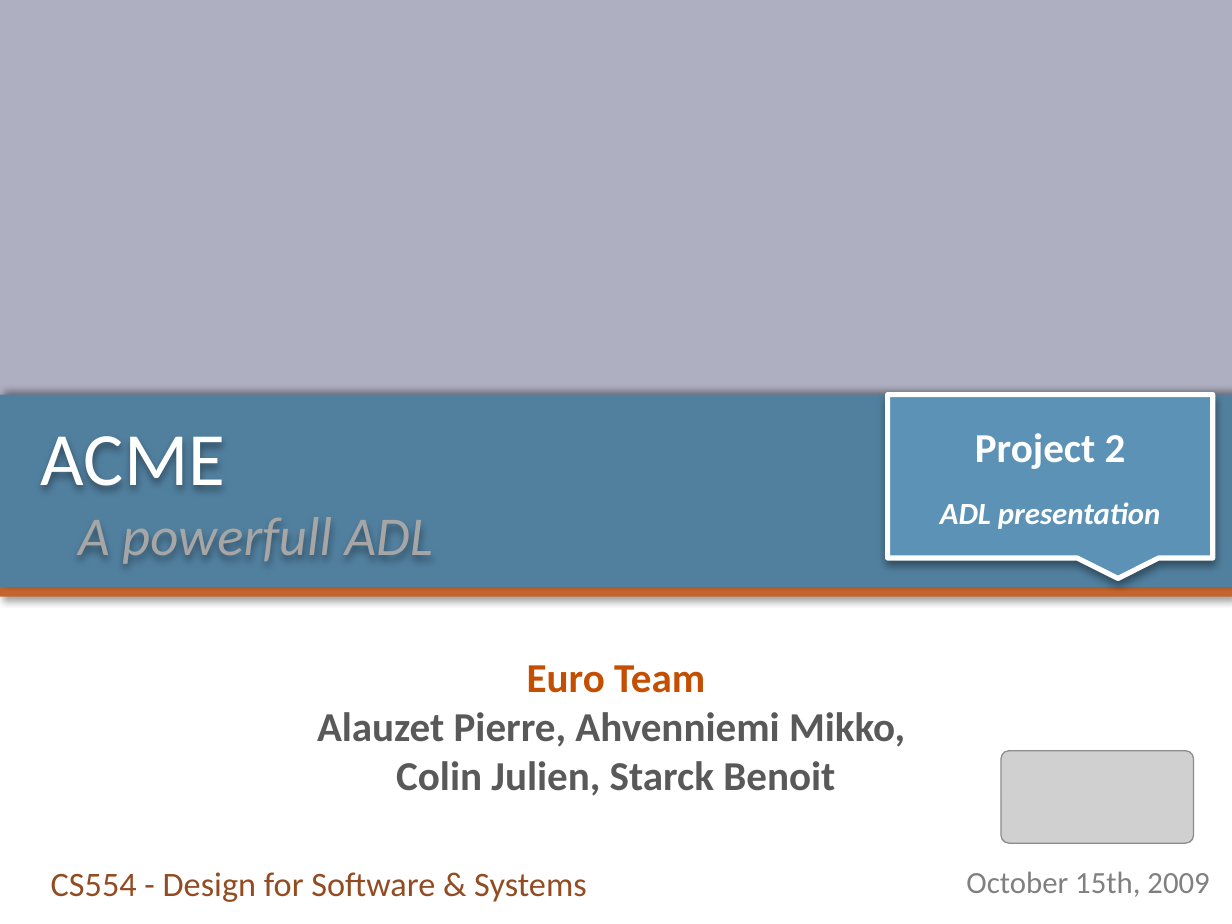
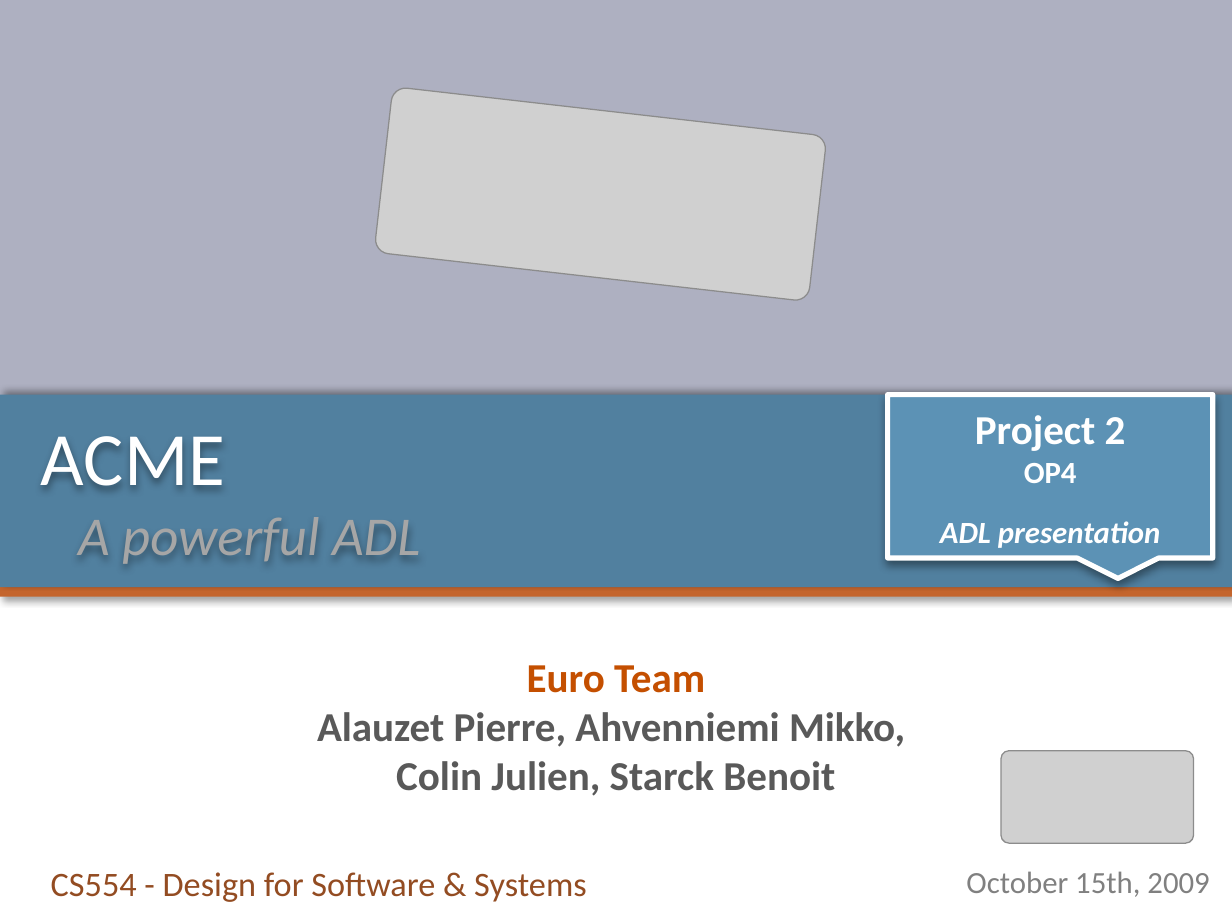
Before and after one commit to pierrealauzet/euroteam, a slide deck: slide 1 of Project 2/Part1/CS554_EuroTeam_Project2_OP4.pptx. Drawn at 1232x924 pixels with LibreOffice and Linux fonts; fonts in the diff are those of the drawing; grey boxes stand for pictures. Boxes give left, top, right and bottom in pixels: in the first picture for what was removed or moved away, otherwise in the second. Text is boxed around its words. In the diff, an @@ line names an element or a change of style, - is before the commit and + after.

```diff
--- a/Project 2/Part1/CS554_EuroTeam_Project2_OP4.pptx
+++ b/Project 2/Part1/CS554_EuroTeam_Project2_OP4.pptx
@@ picture added at [374, 87, 827, 301] @@
@@ title at [41, 436, 420, 564]: text changed @@
-ACME
-A powerfull ADL
+ACME
+A powerful ADL
@@ text in speech box at [1024, 463, 1077, 483]: paragraph added @@
+OP4
```
Also in this commit, not shown: 3 other slides changed, 16 slides added, 2 slides removed, 5 other files.
